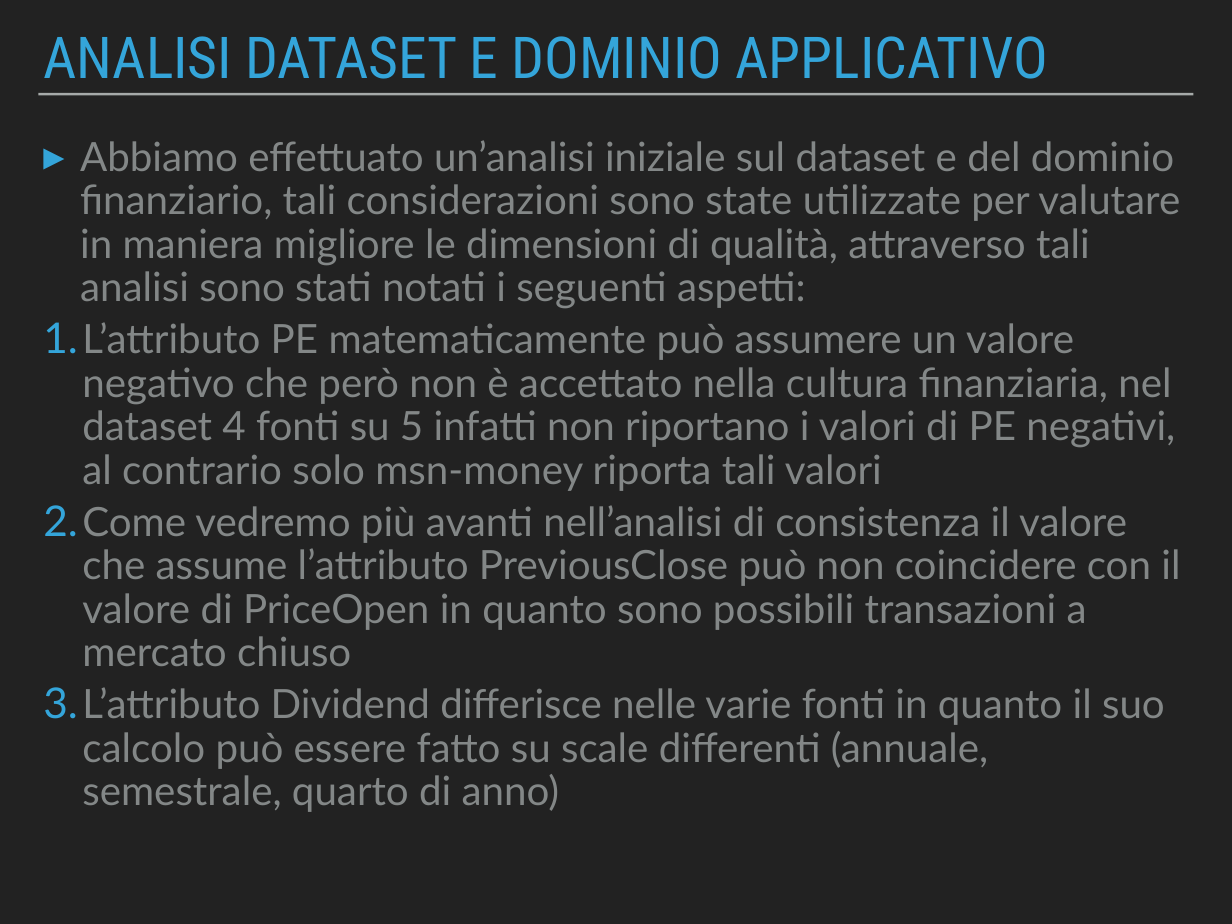
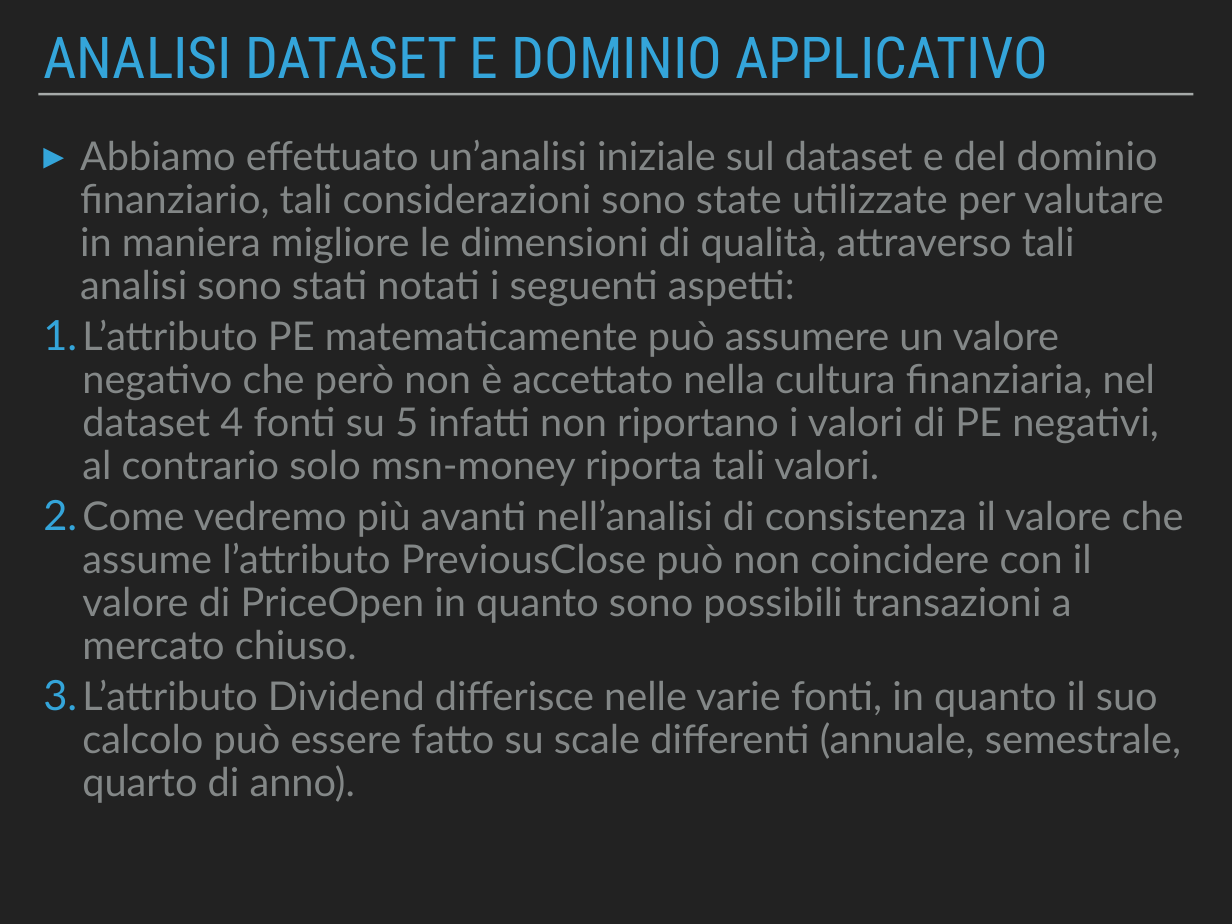
Before and after one commit to Beltra97/Unimib_ArchitettureDati, a slide deck: slide 6 of PresentazionePowerPoint.pptx. Drawn at 1232x924 pixels with LibreOffice and Linux fonts; fonts in the diff are those of the drawing. Boxes give left, top, right and bottom in pixels: in the first picture for what was removed or moved away, otherwise in the second. Text is boxed around its words. In the diff, an @@ line names an element or a change of style, - is before the commit and + after.

```diff
--- a/PresentazionePowerPoint.pptx
+++ b/PresentazionePowerPoint.pptx
@@ text at bbox=[80, 140, 1164, 306]: size 33.5 to 33 pt in "Abbiamo effettuato un’analisi iniziale sul dataset e ..." @@
@@ text at bbox=[82, 320, 1184, 803]: text changed; size 33.5 to 33 pt @@
-1. L’attributo PE matematicamente può assumere un valore negativo che però non è accettato nella cultura finanziaria, nel dataset 4 fonti su 5 infatti non riportano i valori di PE negativi, al contrario solo msn-money riporta tali valori
-2. Come vedremo più avanti nell’analisi di consistenza il valore che assume l’attributo PreviousClose può non coincidere con il valore di PriceOpen in quanto sono possibili transazioni a mercato chiuso
-3. L’attributo Dividend differisce nelle varie fonti in quanto il suo calcolo può essere fatto su scale differenti (annuale, semestrale, quarto di anno)
+1. L’attributo PE matematicamente può assumere un valore negativo che però non è accettato nella cultura finanziaria, nel dataset 4 fonti su 5 infatti non riportano i valori di PE negativi, al contrario solo msn-money riporta tali valori.
+2. Come vedremo più avanti nell’analisi di consistenza il valore che assume l’attributo PreviousClose può non coincidere con il valore di PriceOpen in quanto sono possibili transazioni a mercato chiuso.
+3. L’attributo Dividend differisce nelle varie fonti, in quanto il suo calcolo può essere fatto su scale differenti (annuale, semestrale, quarto di anno).
```
Also in this commit, not shown: 11 other slides changed, 2 other files.
